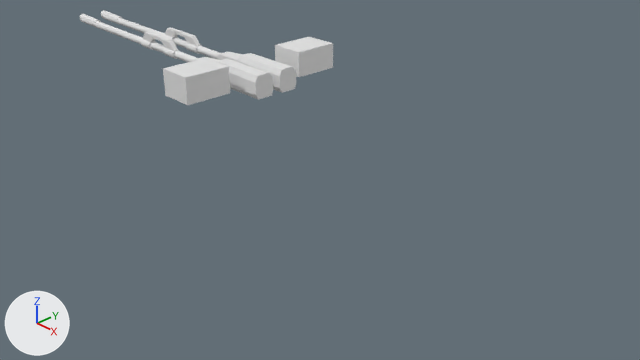
The Blender file sources/Zu23B.blend: old version first, new version second.
Before and after are seen from the file's camera 'Camera'. The axes (+X, +Y, +Z) are drawn at lower left. The lights are the same throughout.

In view in the first picture: 'Cube', 'Cube.001', 'leftBarrel', 'rightBarrel'.
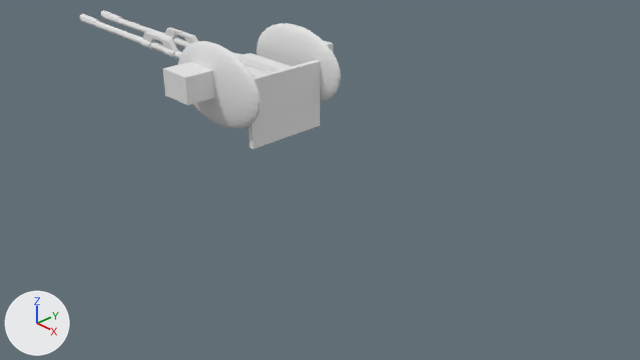
Boxes [x1, y1, x2, y2] around the edits, measured in the pictures (640 x 360 px):
'Cube.001', reshaped (163% wider, 165% taller): before [163, 58, 230, 105]; after [163, 23, 341, 149]
'Cube', deleted: before [275, 37, 333, 77]
part 1 of me_cube_001, added: after [248, 60, 320, 149]
part 2 of me_cube_001, added: after [256, 23, 341, 103]
part 3 of me_cube_001, added: after [178, 41, 261, 129]

The edits, one by one:
me_cube_001 has 8 vertices, 6 faces and spans x -1.0..1.0, y -1.0..1.0, z -1.0..1.0.
me_cube_001 is used by ob_cube_001; parent ob_turret; location (11.18, 1.133, 2.107); scale (0.287, 0.372, 0.203).
me_cube_001 part 1: a new loose piece, a box spanning x 2.57..2.88, y 0.89..4.48, z -4.5..0.65.
me_cube_001 part 2: a new loose piece, a UV sphere (32 segments, 16 rings, poles along z) spanning x -2.9..4.07, y 4.37..5.15, z -3.44..2.7.
me_cube_001 part 3: a new loose piece, a UV sphere (32 segments, 16 rings, poles along z) spanning x -2.9..4.07, y 0.23..1.01, z -3.44..2.7.
Object 'Cube' (ob_cube) is deleted.
